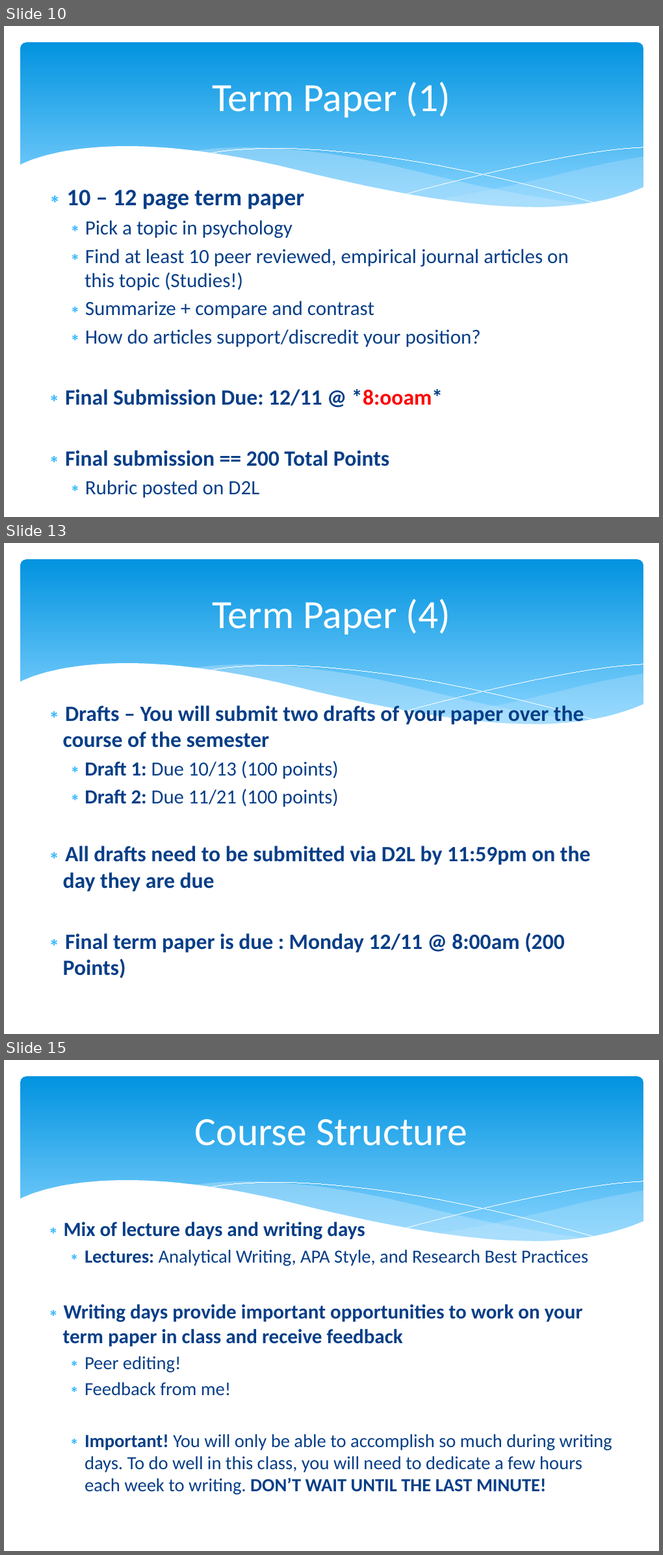
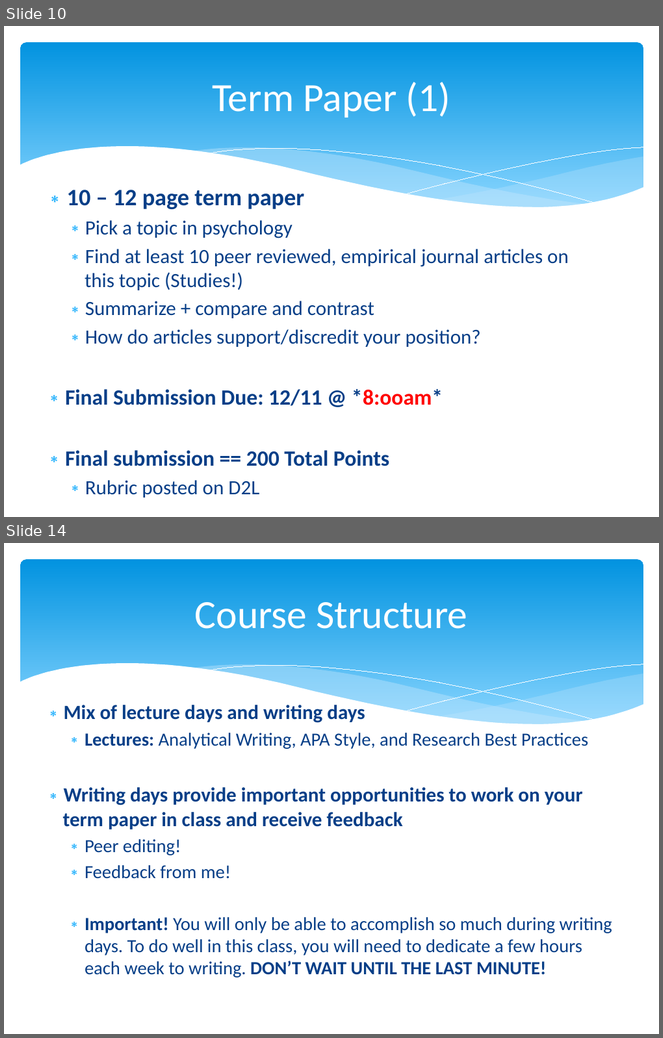
Before and after one commit to npm27/Teaching-Materials, a slide deck: Writing Fall 23/Slides/0 Writing First Day Info.pptx. Shown one above the other, each under a label of ours: slides 10, 13 and 15 before the commit, slides 10 and 14 after it; the slides between them are not shown. The pictures are 663x1555 and 663x1038 pixels, drawn with LibreOffice and Linux fonts; fonts in the diff are those of the drawing. Boxes give left, top, right and bottom in pixels: in the first picture for what was removed or moved away, otherwise in the second. Text is boxed around its words. In the diff, an @@ line names an element or a change of style, - is before the commit and + after.

```diff
--- a/Writing Fall 23/Slides/0 Writing First Day Info.pptx
+++ b/Writing Fall 23/Slides/0 Writing First Day Info.pptx
@@ slide 13 removed at [4,543,659,1034], background #FFFFFF; not listed: 6 template elements that a slide beside it also shows @@
@@ title removed at [212,599,451,635] @@
-Term Paper (4)
@@ text removed at [63,703,591,979] @@
-∗ Drafts – You will submit two drafts of your paper over the course of the semester
-  ∗ Draft 1: Due 10/13 (100 points)
-  ∗ Draft 2: Due 11/21 (100 points)
-∗ All drafts need to be submitted via D2L by 11:59pm on the day they are due
-∗ Final term paper is due : Monday 12/11 @ 8:00am (200 Points)
@@ what was slide 15 is now slide 14 @@
```
Also in this commit, not shown: 3 slides changed, 16 other files.
